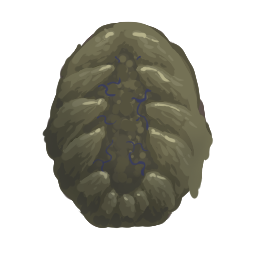
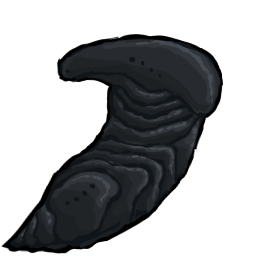
Layer changes from the first 256px x 256px image to the second:
hid group "Chrysalis" (9 layers), opacity 100% → 76% over [1, 21, 224, 254]
painted on "Paint Layer 6" (1st of 5, in "Chrysalis") over [1, 21, 224, 254]
hid "Paint Layer 22" over [1, 21, 224, 254]
added group "GeneRecoveryRoyal" with 12 layers above "GeneRecoveryBase" over [1, 21, 224, 254]
added group "East" (1st of 2, in "GeneRecoveryRoyal") with 3 layers in group "GeneRecoveryRoyal" over [1, 21, 224, 254]
added layer "Paint Layer 30" (1st of 2, in "GeneRecoveryRoyal" › "East") in group "East" over [1, 21, 224, 254]
added layer "Paint Layer 37" in group "East" over [1, 21, 224, 254]
added layer "Copy of Paint Layer 30" in group "East" over [1, 21, 224, 254]
